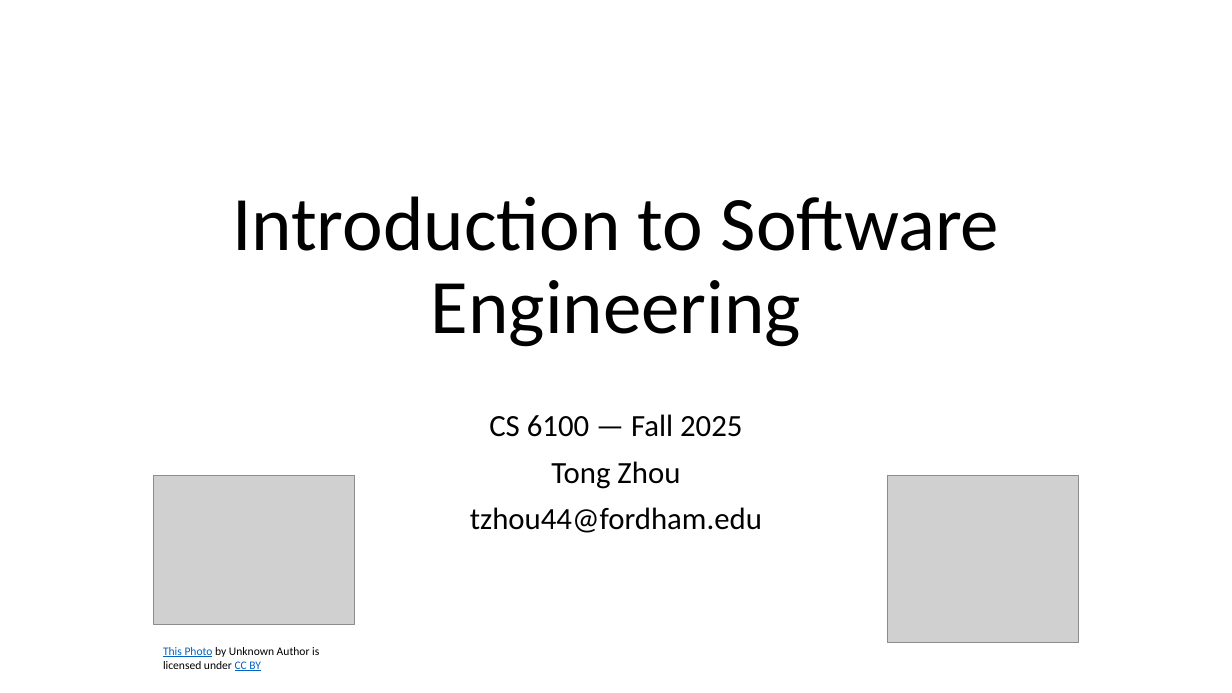
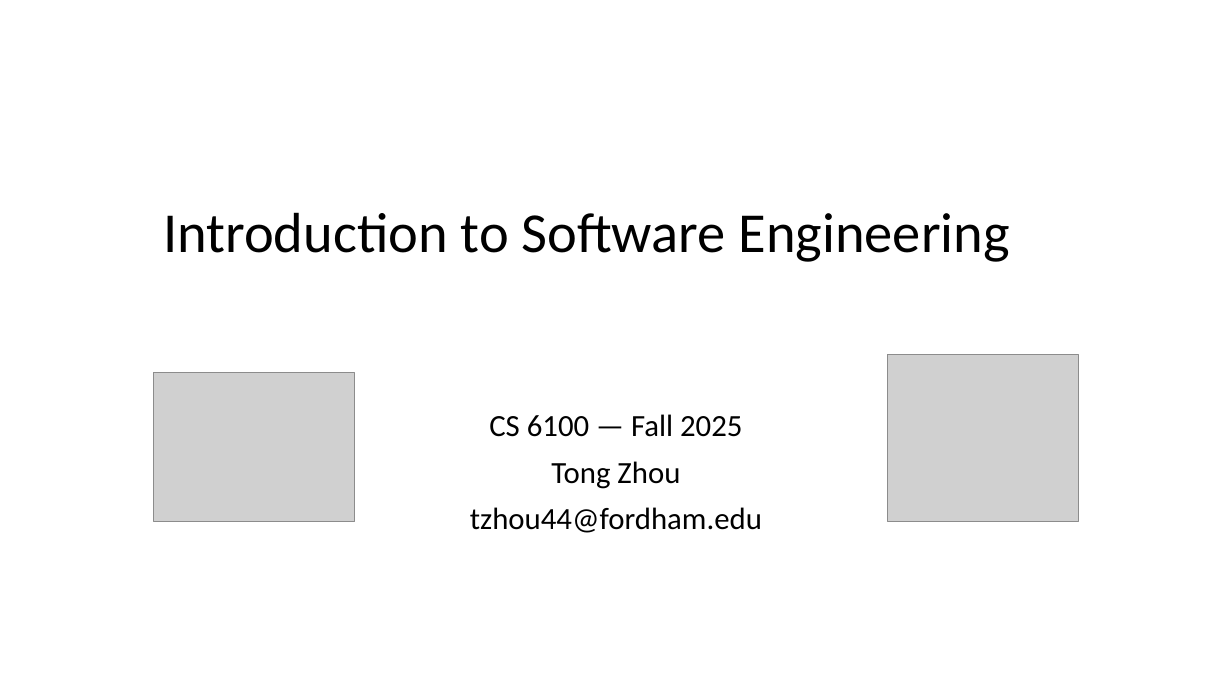
Before and after one commit to tongzhou80/cs6100, a slide deck: slide 1 of slides/Lecture1.pptx. Drawn at 1232x693 pixels with LibreOffice and Linux fonts; fonts in the diff are those of the drawing; grey boxes stand for pictures; background and template pictures are left out. Boxes give left, top, right and bottom in pixels: in the first picture for what was removed or moved away, otherwise in the second. Text is boxed around its words. In the diff, an @@ line names an element or a change of style, - is before the commit and + after.

```diff
--- a/slides/Lecture1.pptx
+++ b/slides/Lecture1.pptx
@@ title "Introduction to Software Engineering" at [163, 212, 1010, 262]: size 60 to 44 pt; alignment centre to left; vertical alignment bottom to middle @@
@@ picture: place and size @@
-picture at [888, 475, 1079, 642]
+picture at [888, 355, 1079, 522]
@@ picture: place and size @@
-picture at [154, 475, 355, 624]
+picture at [154, 373, 355, 522]
@@ text removed at [163, 647, 319, 671] @@
-This Photo by Unknown Author is licensed under CC BY
```
Also in this commit, not shown: 6 other slides changed, 4 slides added, 1 slide removed, 1 other file.
